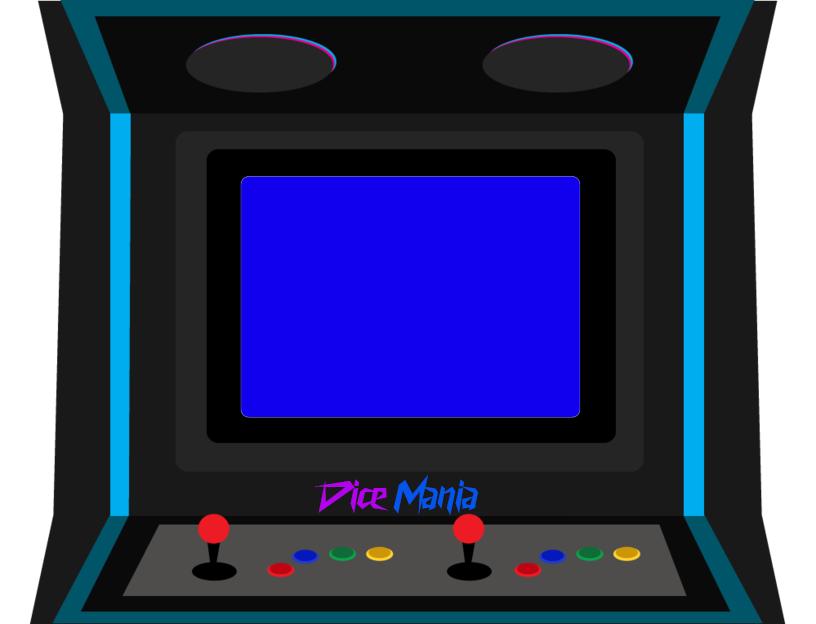
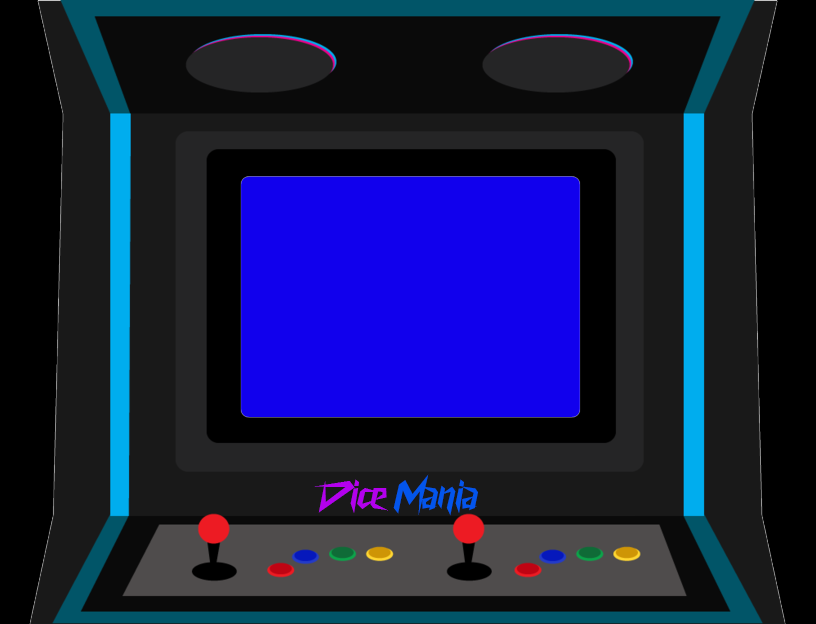
Layered file, before and after one edit (816 x 624). Changes by layer:
painted on "Camada 1" over [0, 0, 816, 624]
